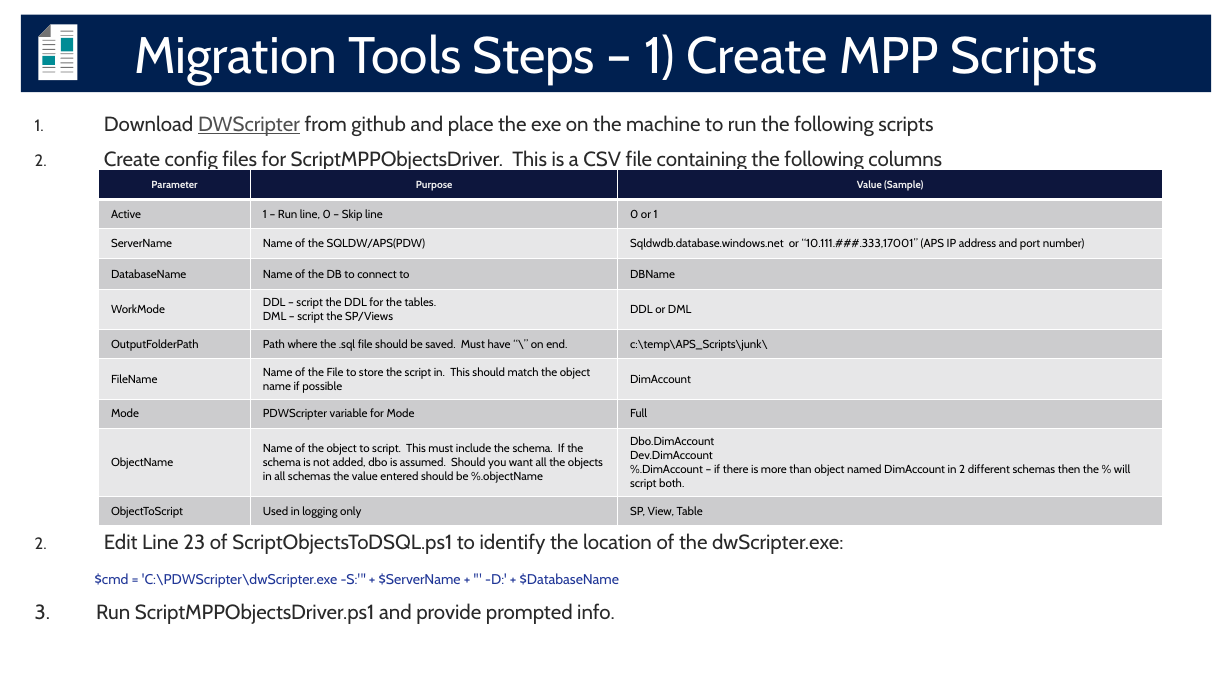
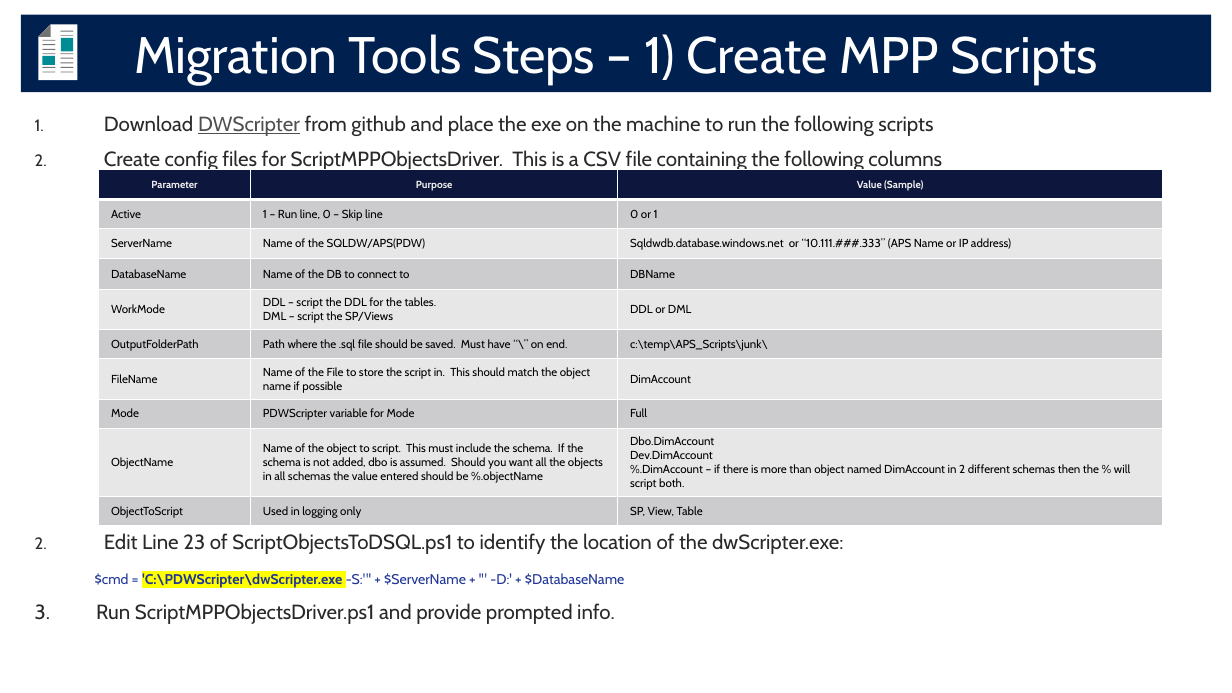
Before and after one commit to microsoft/AzureDWScriptsandUtilities, a slide deck: slide 57 of APS to SQL DW Migration - Schema and Data Migration with PolyBase/APS2SQLDW_Migration.pptx. Drawn at 1232x693 pixels with LibreOffice and Linux fonts; fonts in the diff are those of the drawing; background and template pictures are left out. Boxes give left, top, right and bottom in pixels: in the first picture for what was removed or moved away, otherwise in the second. Text is boxed around its words. In the diff, an @@ line names an element or a change of style, - is before the commit and + after.

```diff
--- a/APS to SQL DW Migration - Schema and Data Migration with PolyBase/APS2SQLDW_Migration.pptx
+++ b/APS to SQL DW Migration - Schema and Data Migration with PolyBase/APS2SQLDW_Migration.pptx
@@ table at box(99, 170, 1163, 525) @@
-row 3, column 3: Sqldwdb.database.windows.net or “10.111.###.333,17001” (APS IP address and port number)
+row 3, column 3: Sqldwdb.database.windows.net or “10.111.###.333” (APS Name or IP address)
@@ text at box(95, 573, 624, 588): highlight none to #FFFF00, bold on in "'C:\PDWScripter\dwScripter.exe" @@
```
Also in this commit, not shown: 11 other slides changed, 1 slide added, 1 slide removed.
